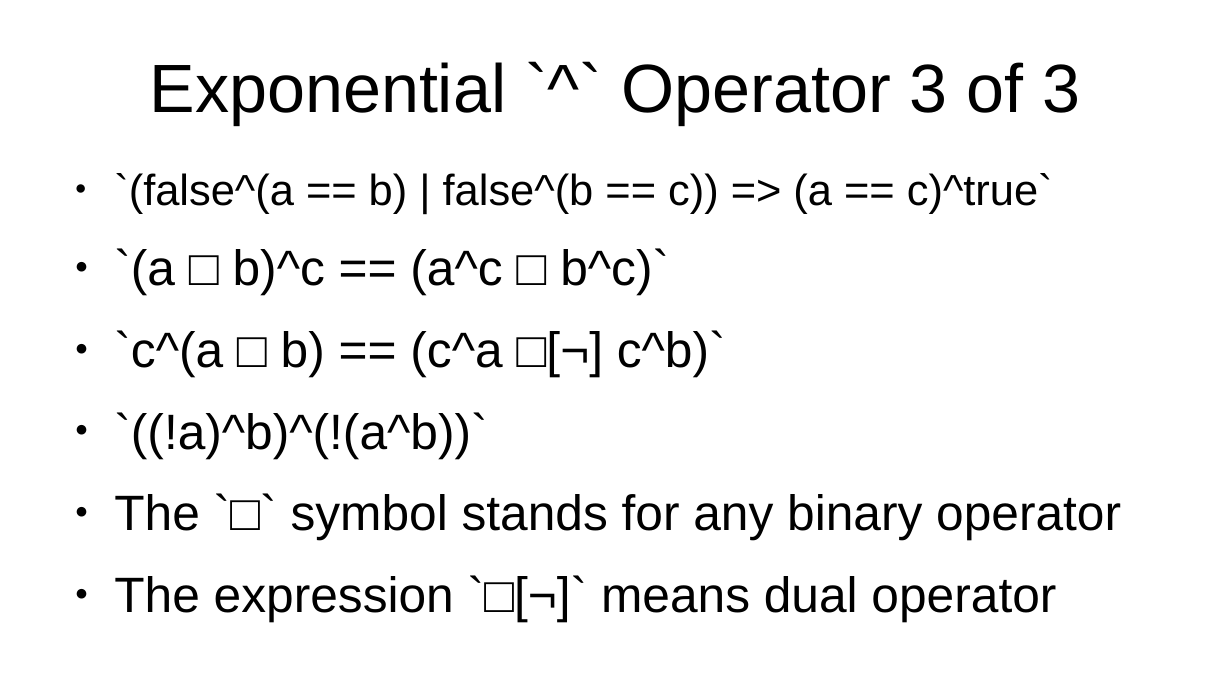
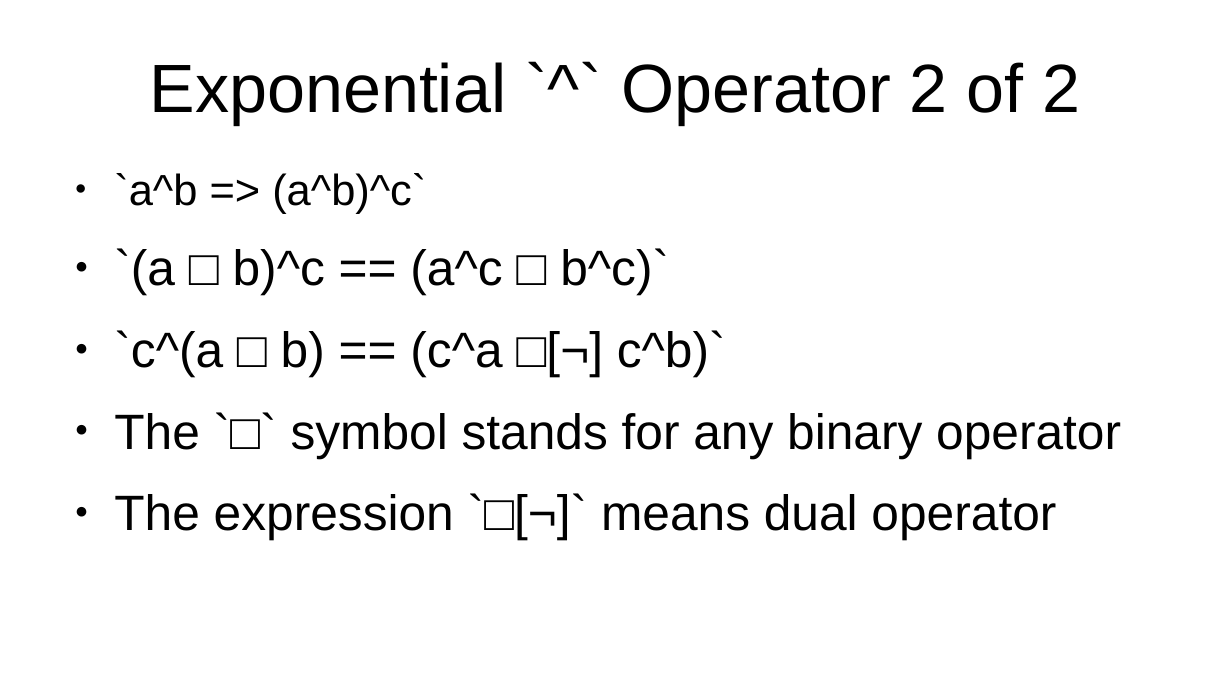
Before and after one commit to advancedresearch/path_semantics, a slide deck: slide 6 of papers-wip2/introduction-to-psq.odp (slide 7 before the commit). Drawn at 1232x693 pixels with LibreOffice and Linux fonts; fonts in the diff are those of the drawing. Boxes give left, top, right and bottom in pixels: in the first picture for what was removed or moved away, otherwise in the second. Text is boxed around its words. In the diff, an @@ line names an element or a change of style, - is before the commit and + after.

```diff
--- a/papers-wip2/introduction-to-psq.odp
+++ b/papers-wip2/introduction-to-psq.odp
@@ title at [150,62,1081,125]: text changed @@
-Exponential `^` Operator 3 of 3
+Exponential `^` Operator 2 of 2
@@ text at [114,173,426,214]: text changed @@
-● `(false^(a == b) | false^(b == c)) => (a == c)^true`
+● `a^b => (a^b)^c`
@@ text at [114,412,487,458]: paragraph removed @@
-● `((!a)^b)^(!(a^b))`
```
Also in this commit, not shown: 2 other slides changed, 3 slides removed, 3 other files.
